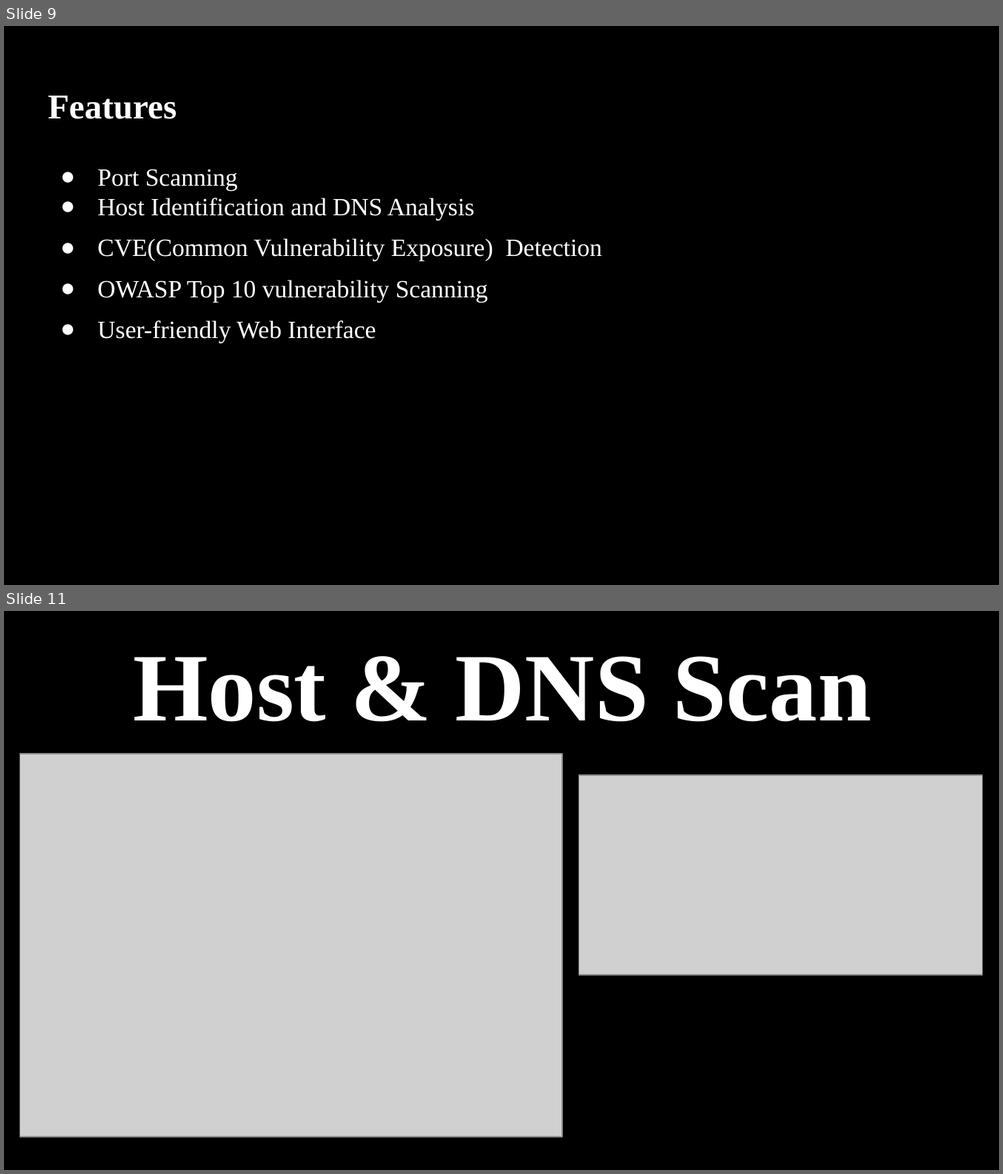
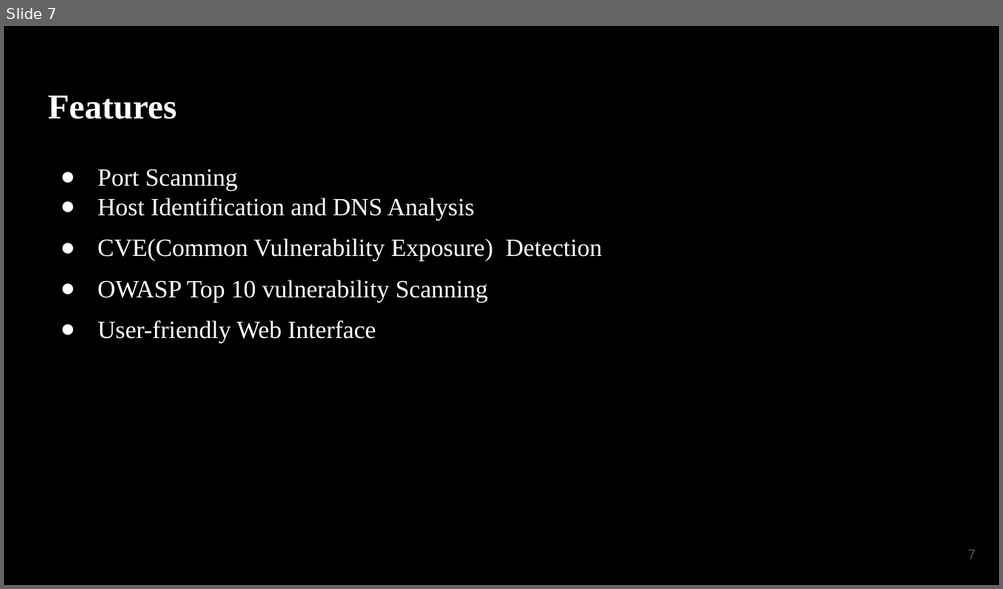
Before and after one commit to mdomorffaruk/CSE41-LAB, a slide deck: ThesisPart1/Proposal-Website-Vulnerabilities-Scanner_-Vuln-Exposer.pptx. Shown one above the other, each under a label of ours: slides 9 and 11 before the commit, slide 7 after it; the slides between them are not shown. The pictures are 1003x1174 and 1003x589 pixels, drawn with LibreOffice and Linux fonts; fonts in the diff are those of the drawing; grey boxes stand for pictures. Boxes give left, top, right and bottom in pixels: in the first picture for what was removed or moved away, otherwise in the second. Text is boxed around its words. In the diff, an @@ line names an element or a change of style, - is before the commit and + after.

```diff
--- a/ThesisPart1/Proposal-Website-Vulnerabilities-Scanner_-Vuln-Exposer.pptx
+++ b/ThesisPart1/Proposal-Website-Vulnerabilities-Scanner_-Vuln-Exposer.pptx
@@ slide 11 removed at (4,611,999,1170), background #000000 @@
@@ text removed at (133,656,871,722) @@
-Host & DNS Scan
@@ picture removed at (20,755,562,1138) @@
@@ picture removed at (579,775,982,975) @@
@@ what was slide 9 is now slide 7 @@
@@ slide 7 changed as well @@
@@ page number added at (967,550,975,560), 10 pt, text #595959 @@
+7
```
Also in this commit, not shown: 9 other slides changed, 2 slides added, 5 other slides removed.
